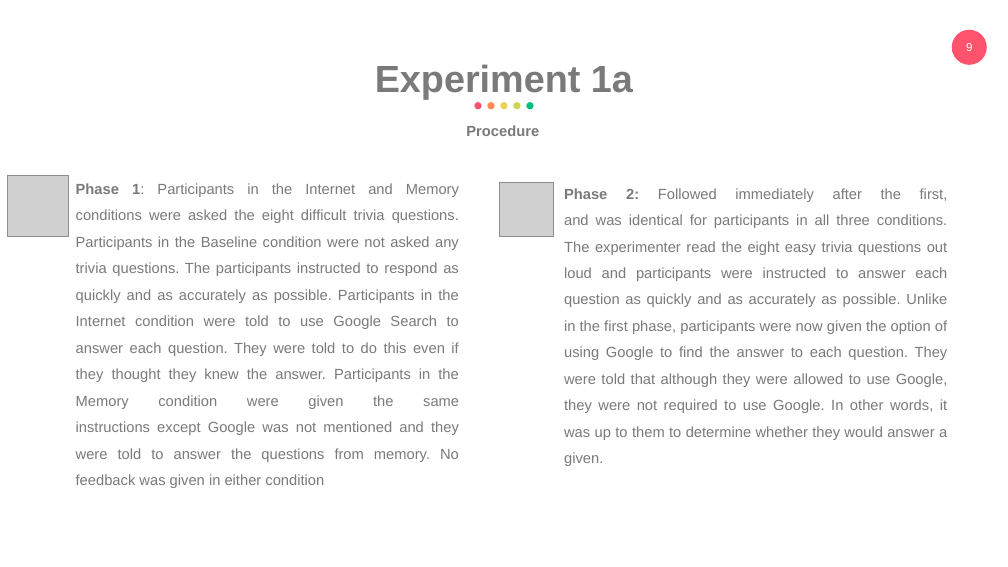
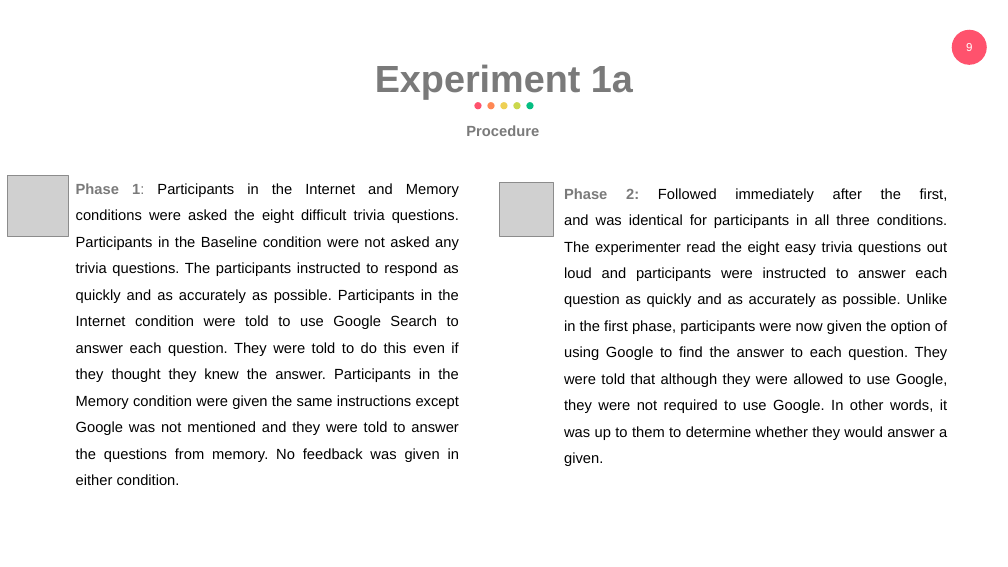
Before and after one commit to eemintz/ResearchML, a slide deck: slide 9 of PresentationEliyahuMintz.pptx. Drawn at 1008x567 pixels with LibreOffice and Linux fonts; fonts in the diff are those of the drawing; grey boxes stand for pictures. Boxes give left, top, right and bottom in pixels: in the first picture for what was removed or moved away, otherwise in the second. Text is boxed around its words. In the diff, an @@ line names an element or a change of style, - is before the commit and + after.

```diff
--- a/PresentationEliyahuMintz.pptx
+++ b/PresentationEliyahuMintz.pptx
@@ text "Phase 2: Followed immediately after ..." at [564,188,948,466]: text colour #7A7A7A to #000000 @@
@@ text at [76,183,459,485]: text changed; text colour #7A7A7A to #000000 @@
-Phase 1: Participants in the Internet and Memory
-conditions were asked the eight difficult trivia questions.
-Participants in the Baseline condition were not asked any
-trivia questions. The participants instructed to respond as quickly and as accurately as possible. Participants in the Internet condition were told to use Google Search to answer each question. They were told to do this even if they thought they knew the answer. Participants in the Memory condition were given the same
-instructions except Google was not mentioned and they
-were told to answer the questions from memory. No feedback was given in either condition
+Phase 1: Participants in the Internet and Memory
+conditions were asked the eight difficult trivia questions. Participants in the Baseline condition were not asked any trivia questions. The participants instructed to respond as quickly and as accurately as possible. Participants in the Internet condition were told to use Google Search to answer each question. They were told to do this even if they thought they knew the answer. Participants in the Memory condition were given the same instructions except Google was not mentioned and they were told to answer the questions from memory. No feedback was given in either condition.
```
Also in this commit, not shown: 4 other slides changed, 3 slides added, 2 slides removed.
